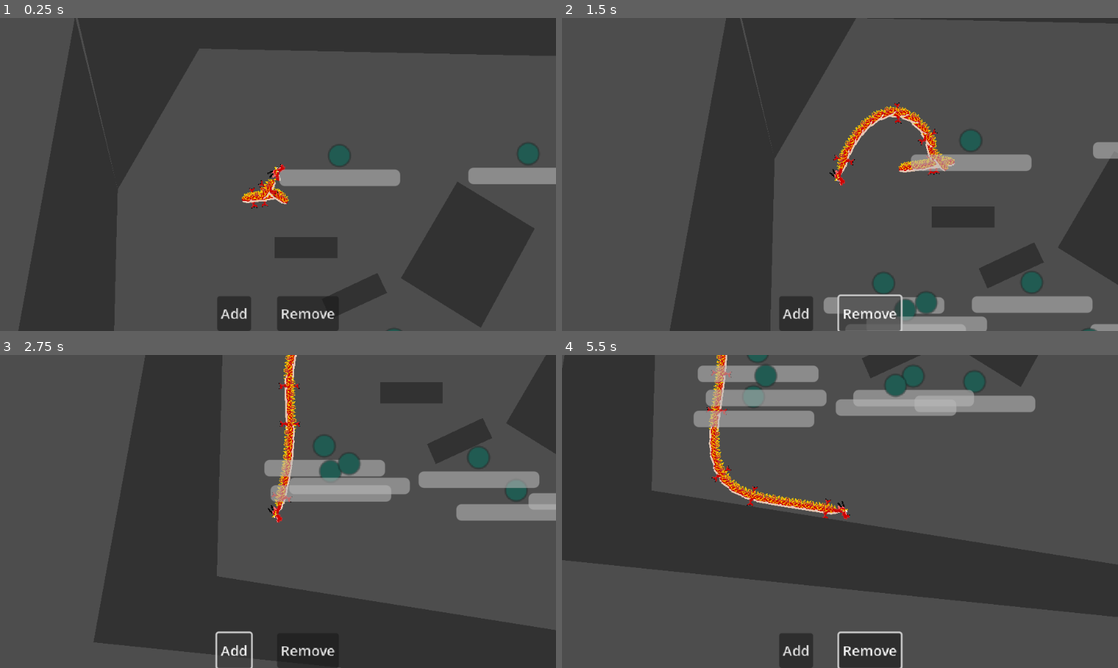
Above: before the commit, frames 1-4 (two rows, left to right).
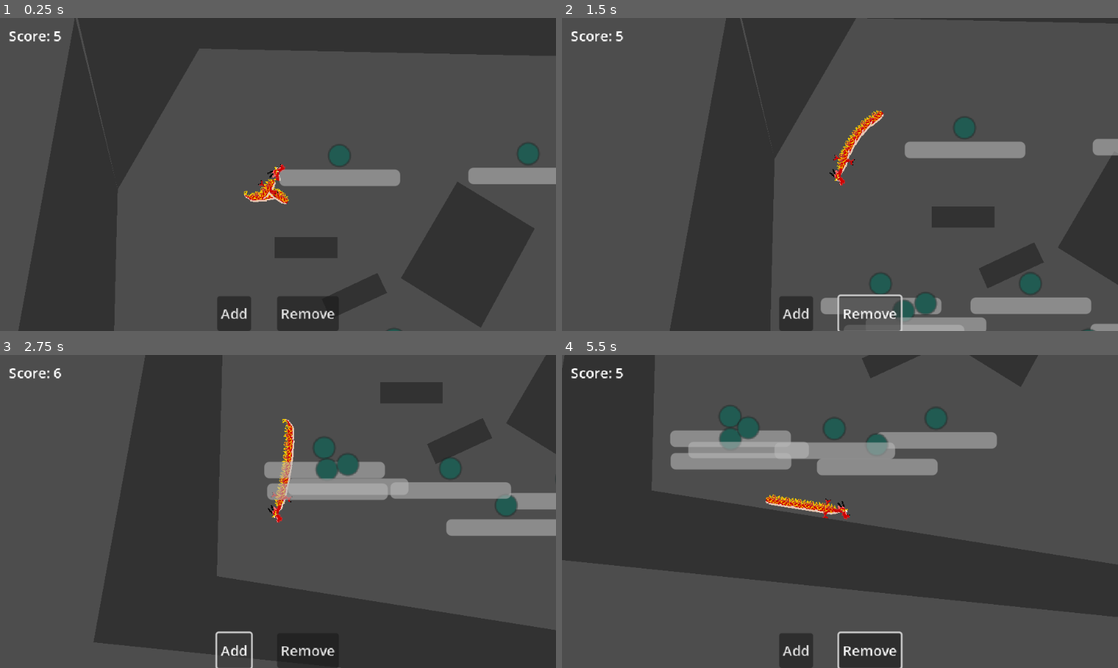
Above: after the commit, the same moments.

Repository: Steaf23/GMTK-2025
Game: Godot game, scene res://world.tscn
Two runs of this game, one before a commit and one after it. Both use one fixed random seed, a clock stepped at 60 frames per second and the inputs below.
Inputs (mouse positions are in pixels of both pictures, inside the frame that each line leads up to):
- Up to frame 1 (0.25 s): no input
- Up to frame 2 (1.5 s): click "Add" at 0.5 s; click "Remove" at 1.25 s
- Up to frame 3 (2.75 s): click "Add" at 2 s
- Up to frame 4 (5.5 s): click "Remove" at 2.75 s; click "Add" at 3.5 s; click "Remove" at 4.25 s; move the mouse to (962, 495) at 5.02 s

The runs differ from the first frame. In frame 1, 0.2% of the frame differs, in the area x 1-50%, y 4-61%; in frame 2, 3.4%; in frame 3, 5.4%; in frame 4, 14%, in the area x 1-86%, y 0-49%.

Commit message:
- added attack component for warriors

Diff:
--- a/dragon/dragon.gd
+++ b/dragon/dragon.gd
@@ -17,7 +17,7 @@
 func _ready() -> void:
 	Global.dragon = self
 
-	for i in 30:
+	for i in 5:
 		add_segment()
 
 
@@ -227,3 +227,11 @@
 	#
 	#if dist < start_segment_body.global_position.distance_to(body.global_position):
 		#print("WINDOW at start ", start_segment_body.get_index(), " to loose!")
+
+
+func take_damage(part: Node2D) -> void:
+	if not $InvincibleTimer.is_stopped():
+		return
+
+	remove_segment()
+	$InvincibleTimer.start()
--- a/dragon/dragon.tscn
+++ b/dragon/dragon.tscn
@@ -94,6 +94,10 @@
 one_shot = true
 autostart = true
 
+[node name="InvincibleTimer" type="Timer" parent="."]
+wait_time = 3.0
+one_shot = true
+
 [connection signal="area_entered" from="Head/HeadPivot/Mouth" to="." method="_on_mouth_area_entered"]
 [connection signal="body_entered" from="Head/HeadPivot/Mouth" to="." method="_on_mouth_body_entered"]
 [connection signal="animation_finished" from="Head/HeadPivot/Sprite" to="Head" method="_on_sprite_animation_finished"]
--- a/dragon/head.gd
+++ b/dragon/head.gd
@@ -1,3 +1,4 @@
+class_name DragonHead
 extends CharacterBody2D
 
 var speed: int = 0
--- a/warrior/warrior.gd
+++ b/warrior/warrior.gd
@@ -6,6 +6,8 @@
 @export var max_health: int = 1
 @export var can_be_eaten: bool = false
 @export var can_be_damaged: bool = true
+
+@onready var dragon_segment: Node2D = null
 
 @onready var health: int = max_health:
 	set(value):
@@ -44,6 +46,11 @@
 	return true
 
 
+
+func _physics_process(delta: float) -> void:
+	dragon_segment = Global.nearest_segment_or_head(global_position)
+
+
 func _on_constrict_timer_timeout() -> void:
 	if not is_stuck():
 		captured = false
--- a/warrior/warrior.tscn
+++ b/warrior/warrior.tscn
@@ -1,10 +1,12 @@
-[gd_scene load_steps=8 format=3 uid="uid://b7coq10u52ija"]
+[gd_scene load_steps=9 format=3 uid="uid://b7coq10u52ija"]
 
 [ext_resource type="Script" uid="uid://cc28b3oqnrpw0" path="res://consume_area.gd" id="1_bgok4"]
 [ext_resource type="Script" uid="uid://dgw8gislf8qdr" path="res://warrior/warrior.gd" id="1_pkbmn"]
-[ext_resource type="Script" uid="uid://doyvlumnh0xjb" path="res://warrior/warrior_movement.gd" id="3_373gj"]
+[ext_resource type="PackedScene" uid="uid://cr3ov5c5mrfn4" path="res://warrior/warrior_attack.tscn" id="2_wxviw"]
+[ext_resource type="PackedScene" uid="uid://b0yqolnher2n3" path="res://warrior/warrior_movement.tscn" id="3_6mo0w"]
 
-[sub_resource type="CapsuleShape2D" id="CapsuleShape2D_dvau4"]
+[sub_resource type="CircleShape2D" id="CircleShape2D_gnuc2"]
+radius = 12.0
 
 [sub_resource type="CircleShape2D" id="CircleShape2D_dvau4"]
 radius = 18.0278
@@ -25,8 +27,16 @@
 script = ExtResource("1_pkbmn")
 max_health = 3
 
+[node name="Components" type="Node2D" parent="."]
+
+[node name="WarriorAttack" parent="Components" node_paths=PackedStringArray("warrior") instance=ExtResource("2_wxviw")]
+warrior = NodePath("../..")
+
+[node name="WarriorMovement" parent="Components" node_paths=PackedStringArray("warrior") instance=ExtResource("3_6mo0w")]
+warrior = NodePath("../..")
+
 [node name="CollisionShape2D" type="CollisionShape2D" parent="."]
-shape = SubResource("CapsuleShape2D_dvau4")
+shape = SubResource("CircleShape2D_gnuc2")
 
 [node name="ConsumeArea" type="Area2D" parent="." groups=["consumable"]]
 script = ExtResource("1_bgok4")
@@ -90,8 +100,4 @@
 value = 1.0
 show_percentage = false
 
-[node name="WarriorMovement" type="Node" parent="." node_paths=PackedStringArray("warrior")]
-script = ExtResource("3_373gj")
-warrior = NodePath("..")
-
 [connection signal="timeout" from="ConstrictTimer" to="." method="_on_constrict_timer_timeout"]
--- /dev/null
+++ b/warrior/warrior_attack.gd
@@ -0,0 +1,29 @@
+class_name WarriorAttack
+extends Node2D
+
+@export var warrior: Warrior
+@export var attack_distance = 50
+
+func _on_hitbox_body_entered(body: Node2D) -> void:
+	if not Global.dragon:
+		return
+
+	if body is Segment or body is DragonHead:
+		Global.dragon.take_damage(body)
+
+
+func precondition() -> bool:
+	if not $Cooldown.is_stopped():
+		return false
+
+	if not warrior.dragon_segment:
+		return false
+
+	return warrior.dragon_segment.global_position.distance_to(warrior.global_position) <= attack_distance
+
+
+func _physics_process(delta: float) -> void:
+	if precondition():
+		$Hitbox.look_at(warrior.dragon_segment.global_position)
+		$Cooldown.start()
+		$AnimationPlayer.play("attack")
--- /dev/null
+++ b/warrior/warrior_attack.tscn
@@ -0,0 +1,68 @@
+[gd_scene load_steps=6 format=3 uid="uid://cr3ov5c5mrfn4"]
+
+[ext_resource type="Script" uid="uid://ddqiggr5g4f54" path="res://warrior/warrior_attack.gd" id="1_c6n77"]
+
+[sub_resource type="CapsuleShape2D" id="CapsuleShape2D_gnuc2"]
+radius = 6.0
+height = 40.0
+
+[sub_resource type="Animation" id="Animation_gnuc2"]
+resource_name = "attack"
+length = 0.5
+tracks/0/type = "value"
+tracks/0/imported = false
+tracks/0/enabled = true
+tracks/0/path = NodePath("Hitbox/CollisionShape2D:disabled")
+tracks/0/interp = 1
+tracks/0/loop_wrap = true
+tracks/0/keys = {
+"times": PackedFloat32Array(0, 0.3),
+"transitions": PackedFloat32Array(1, 1),
+"update": 1,
+"values": [false, true]
+}
+
+[sub_resource type="Animation" id="Animation_c6n77"]
+length = 0.001
+tracks/0/type = "value"
+tracks/0/imported = false
+tracks/0/enabled = true
+tracks/0/path = NodePath("Hitbox/CollisionShape2D:disabled")
+tracks/0/interp = 1
+tracks/0/loop_wrap = true
+tracks/0/keys = {
+"times": PackedFloat32Array(0),
+"transitions": PackedFloat32Array(1),
+"update": 1,
+"values": [true]
+}
+
+[sub_resource type="AnimationLibrary" id="AnimationLibrary_wxviw"]
+_data = {
+&"RESET": SubResource("Animation_c6n77"),
+&"attack": SubResource("Animation_gnuc2")
+}
+
+[node name="WarriorAttack" type="Node2D"]
+script = ExtResource("1_c6n77")
+attack_distance = 30
+
+[node name="Hitbox" type="Area2D" parent="."]
+collision_layer = 0
+
+[node name="CollisionShape2D" type="CollisionShape2D" parent="Hitbox"]
+position = Vector2(29, 0)
+rotation = 1.5708
+shape = SubResource("CapsuleShape2D_gnuc2")
+disabled = true
+
+[node name="AnimationPlayer" type="AnimationPlayer" parent="."]
+libraries = {
+&"": SubResource("AnimationLibrary_wxviw")
+}
+
+[node name="Cooldown" type="Timer" parent="."]
+wait_time = 3.0
+one_shot = true
+
+[connection signal="body_entered" from="Hitbox" to="." method="_on_hitbox_body_entered"]
--- a/warrior/warrior_movement.gd
+++ b/warrior/warrior_movement.gd
@@ -13,8 +13,9 @@
 	if not Global.dragon:
 		return
 
-	var segment = Global.nearest_segment_or_head(warrior.global_position)
-	var desired_position = segment.global_position + (segment.global_position.direction_to(warrior.global_position) * 40)
+	if not warrior.dragon_segment:
+		return
+	var desired_position = warrior.dragon_segment.global_position + (warrior.dragon_segment.global_position.direction_to(warrior.global_position) * 40)
 	direction = warrior.global_position.direction_to(desired_position)
 	warrior.velocity = direction * speed
 	warrior.move_and_slide()
--- /dev/null
+++ b/warrior/warrior_movement.tscn
@@ -0,0 +1,7 @@
+[gd_scene load_steps=2 format=3 uid="uid://b0yqolnher2n3"]
+
+[ext_resource type="Script" uid="uid://doyvlumnh0xjb" path="res://warrior/warrior_movement.gd" id="1_77pcj"]
+
+[node name="WarriorMovement" type="Node" node_paths=PackedStringArray("warrior")]
+script = ExtResource("1_77pcj")
+warrior = NodePath("")
--- a/world.gd
+++ b/world.gd
@@ -1,6 +1,8 @@
 extends Node2D
 
 @onready var dragon: Dragon = $Dragon
+
+@onready var score: Label = %Score
 
 
 func _ready() -> void:
@@ -24,6 +26,8 @@
 	#for w in dragon.constriction_windows.windows:
 		#text += "Diff: %s, Start: %s, End: %s\n" % [w.start_segment - w.end_segment, w.start_segment, w.end_segment]
 	#$CanvasLayer/Label.text = text
+
+	score.text = "Score: %s" % [dragon.segments().size()]
 	pass
 
 
--- a/world.tscn
+++ b/world.tscn
@@ -72,8 +72,12 @@
 
 [node name="Label" type="Label" parent="CanvasLayer"]
 visible = false
-offset_right = 40.0
+anchors_preset = 1
+anchor_left = 1.0
+anchor_right = 1.0
+offset_left = -40.0
 offset_bottom = 23.0
+grow_horizontal = 0
 text = "WTF"
 
 [node name="HBoxContainer" type="HBoxContainer" parent="CanvasLayer"]
@@ -97,6 +101,19 @@
 [node name="Remove" type="Button" parent="CanvasLayer/HBoxContainer"]
 layout_mode = 2
 text = "Remove"
+
+[node name="MarginContainer" type="MarginContainer" parent="CanvasLayer"]
+offset_right = 40.0
+offset_bottom = 40.0
+theme_override_constants/margin_left = 10
+theme_override_constants/margin_top = 10
+theme_override_constants/margin_right = 10
+theme_override_constants/margin_bottom = 10
+
+[node name="Score" type="Label" parent="CanvasLayer/MarginContainer"]
+unique_name_in_owner = true
+layout_mode = 2
+text = "Segments: 0"
 
 [node name="AudioStreamPlayer" type="AudioStreamPlayer" parent="."]
 stream = ExtResource("4_aqk2v")
Not shown, added: warrior/warrior_attack.gd.uid
